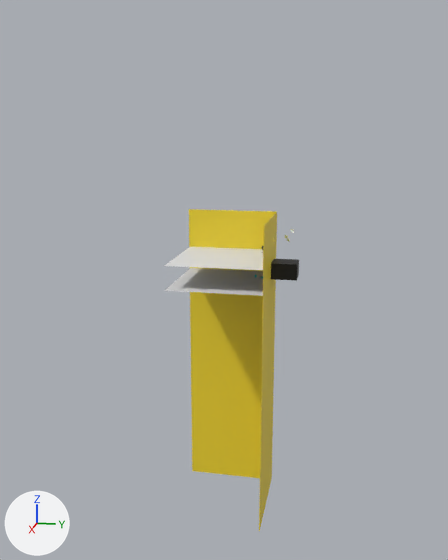
A saved change to the FBX model assets/Models/Scenes/Scene1.fbx.
Rendered twice from a 50 mm lens placed at (226.4, 34.9, 46.3), pointed at (8.6, -8.7, -8.1). Arrows for +X, +Y and +Z are at lower left; the lights stay in place. Where no turn or scale is listed for an object, it has been applied to the vertices. Vertices at the same position are counted once.

Names of what the first picture shows: 'Floor1', 'Floor2', 'NightBackground', 'Wall'.
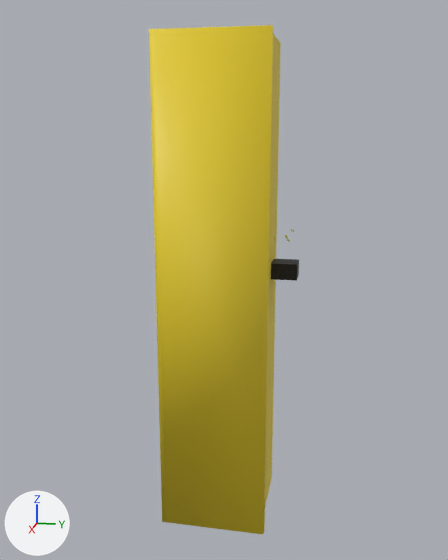
Changed parts and their boxes (x1, y1, x2, y2) in the pictures (448 x 560 px):
'Wall', reshaped (49% wider, 58% taller): before (189, 209, 277, 531); after (149, 25, 281, 534)
part 1 of me_cube_002, built on: before (189, 209, 277, 529); after (149, 25, 281, 534)
'Floor2', unchanged, covered by the edit: before (165, 268, 263, 296)
'Floor1', unchanged, covered by the edit: before (164, 247, 263, 270)

Patch to the scene script:
```diff
--- a/assets/Models/Scenes/Scene1.fbx.py
+++ b/assets/Models/Scenes/Scene1.fbx.py
@@ me_cube_002 @@
 # used by ob_wall; location = (0.0, -0.1, 1.0)
-me_cube_002.from_pydata(...)  # 218 vertices, 182 faces; spans x -10.6..26.0, y -26.3..8.3, z -100.1..14.0
+me_cube_002.from_pydata(...)  # 234 vertices, 198 faces; spans x -10.6..28.9, y -28.3..10.2, z -100.1..75.0
+# me_cube_002 part 1
+# 8 vertices are removed from x -10.6..26.0, y -26.3..8.3, z 14.0
+# 13 faces are deleted
+# 16 vertices are added at x -10.6..28.9, y -28.3..10.2, z -99.1..75.0
+# 8 new vertices lie (0.0, 0.0, 174.1) away from vertices in x -10.6..26.0, y -26.3..8.3, z -99.1
+# 29 new faces join them
 me_cube_002.materials.append(mat_wall)
```
